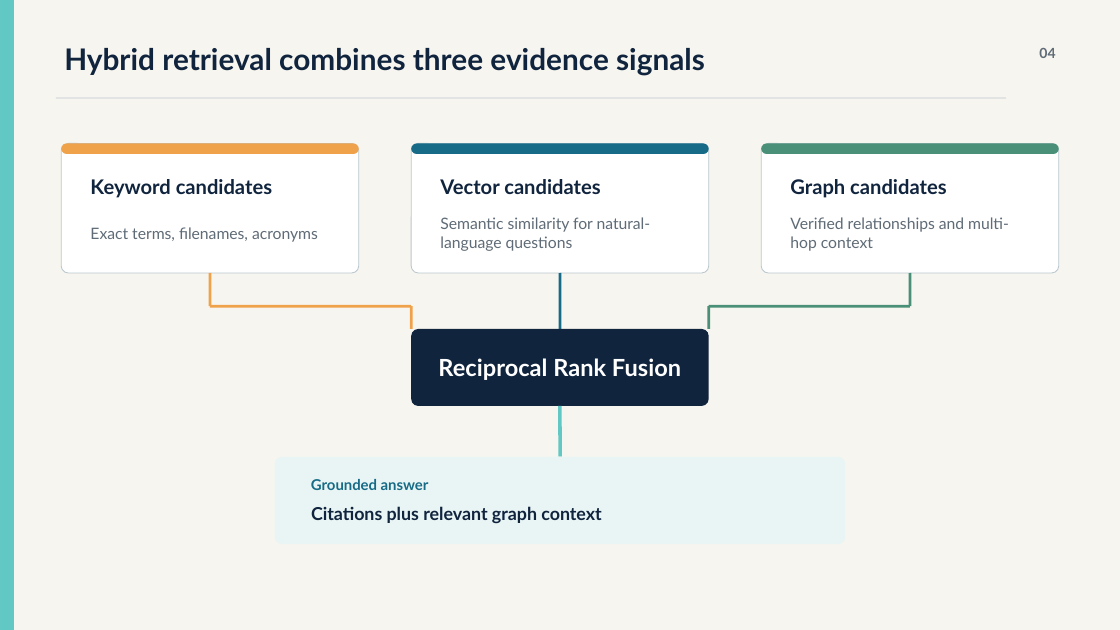
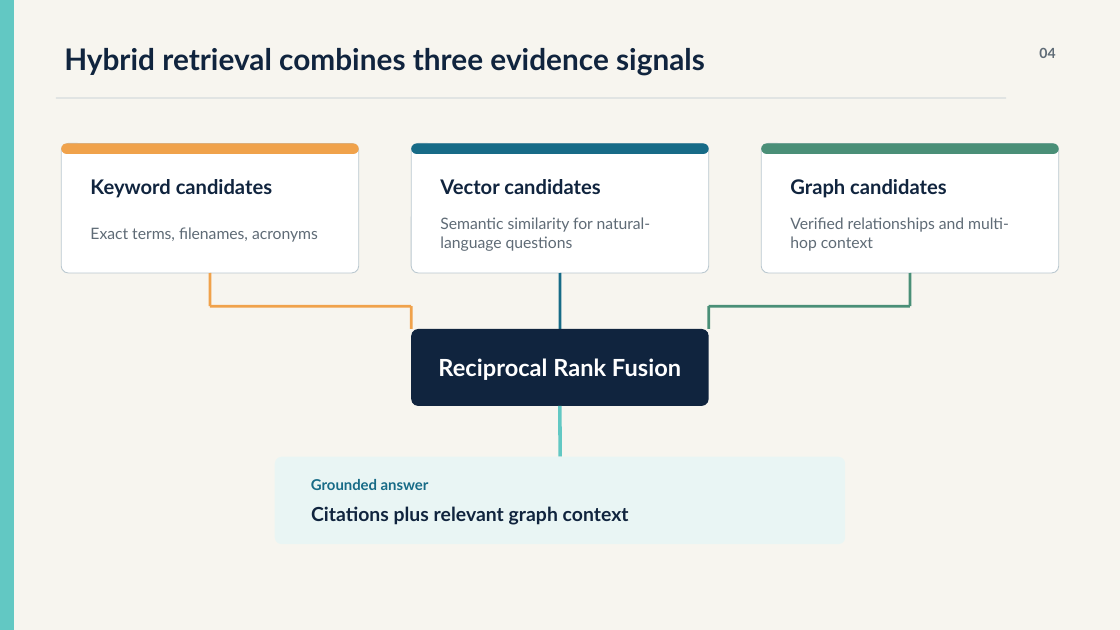
Before and after one commit to DeccansoftAITeam/BITC-Graph-Chatbot, a slide deck: slide 4 of docs/BITC-GraphRAG-Platform-Overview-Final.pptx. Drawn at 1120x630 pixels with LibreOffice and Linux fonts; fonts in the diff are those of the drawing. Boxes give left, top, right and bottom in pixels: in the first picture for what was removed or moved away, otherwise in the second. Text is boxed around its words. In the diff, an @@ line names an element or a change of style, - is before the commit and + after.

Commit message:
Update GraphRAG platform overview presentation

```diff
--- a/docs/BITC-GraphRAG-Platform-Overview-Final.pptx
+++ b/docs/BITC-GraphRAG-Platform-Overview-Final.pptx
@@ text "Citations plus relevant graph context" at (x1=311, y1=506, x2=629, y2=525): size 15.2 to 16.7 pt @@
```
Also in this commit, not shown: 8 other slides changed, 3 slides added.
